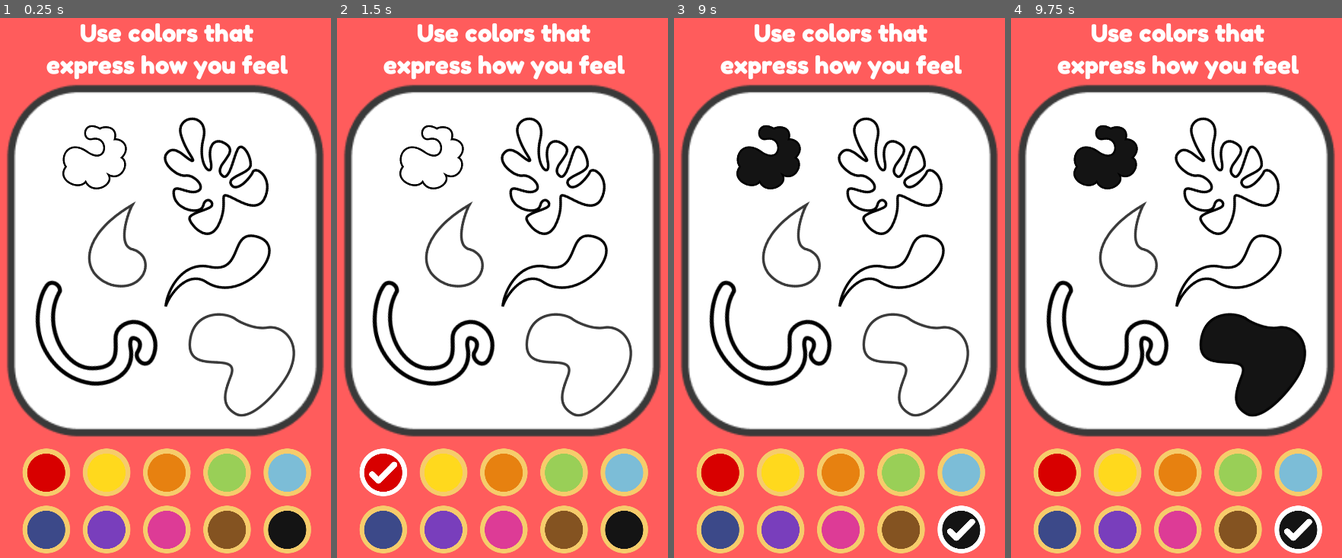
Above: before the commit, frames 1-4 (left to right).
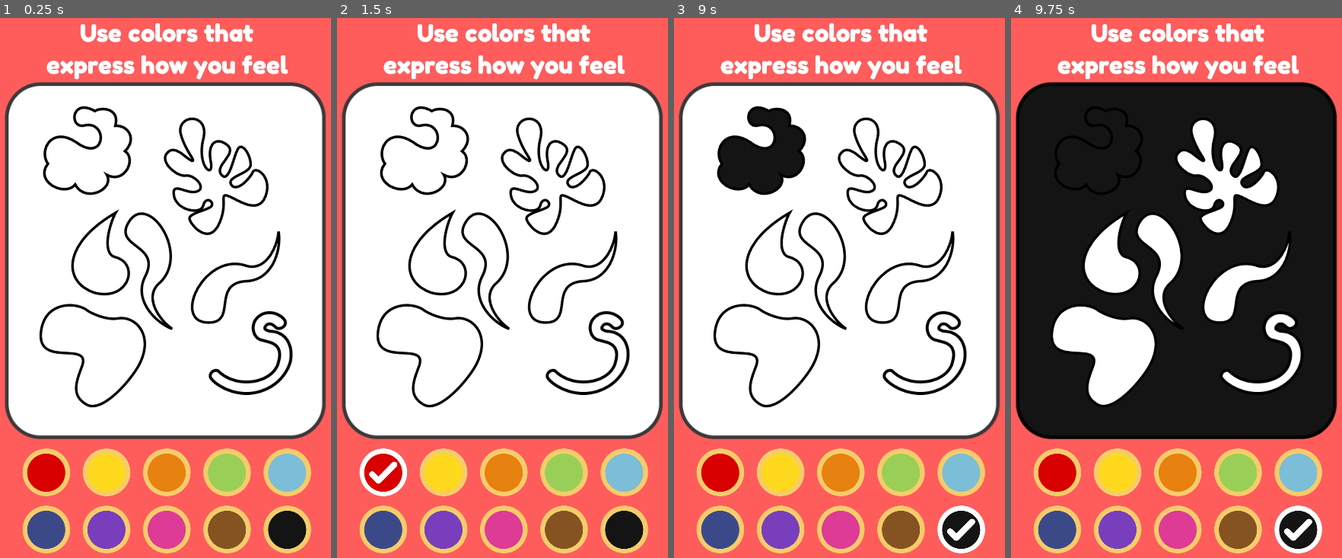
Above: after the commit, the same moments.

Repository: tillioss/Godot-Strategies-V1
Game: Godot game, scene res://Coloring Activity/ColoringActivity.tscn
Two runs of this game, one before a commit and one after it. Both use one fixed random seed, a clock stepped at 60 frames per second and the inputs below.
Inputs (mouse positions are in pixels of both pictures, inside the frame that each line leads up to):
- Up to frame 1 (0.25 s): no input
- Up to frame 2 (1.5 s): tap Enter at 0.5 s; move the mouse to (502, 261) at 0.52 s; click (502, 261) at 0.67 s; tap Space at 1.25 s; move the mouse to (383, 471) at 1.27 s; click (383, 471) at 1.42 s
- Up to frame 3 (9 s): tap Enter at 2, 3.5 s; move the mouse to (779, 471) at 2.02 s; click (779, 471) at 2.17 s; tap Space at 2.75, 4.25 s; move the mouse to (839, 471) at 2.77 s; click (839, 471) at 2.92 s; move the mouse to (902, 471) at 3.52 s; click (902, 471) at 3.67 s; move the mouse to (961, 471) at 4.27 s; click (961, 471) at 4.42 s; move the mouse to (720, 531) at 5.02 s; click (720, 531) at 5.17 s; move the mouse to (779, 531) at 5.77 s; click (779, 531) at 5.92 s; move the mouse to (839, 531) at 6.52 s; click (839, 531) at 6.67 s; move the mouse to (902, 531) at 7.27 s; click (902, 531) at 7.42 s; move the mouse to (961, 531) at 8.02 s; click (961, 531) at 8.17 s; move the mouse to (769, 158) at 8.77 s; click (769, 158) at 8.92 s
- Up to frame 4 (9.75 s): move the mouse to (1279, 363) at 9.52 s; click (1279, 363) at 9.67 s

The runs differ from the first frame. In frame 1, 16% of the frame differs, in the area x 1-99%, y 11-78%; in frame 2, 16%; in frame 3, 16%; in frame 4, 49%.

Commit message:
Coloring Activity Minor updates

Diff:
--- a/Coloring Activity/ColorablePieceBackground.tscn
+++ b/Coloring Activity/ColorablePieceBackground.tscn
@@ -18,6 +18,7 @@
 script = ExtResource( 2 )
 
 [node name="ShapeSprite" type="AnimatedSprite" parent="."]
+scale = Vector2( 0.5, 0.5 )
 frames = SubResource( 1 )
 
 [node name="Area2D" type="Area2D" parent="."]
--- a/Coloring Activity/ColoringActivity.tscn
+++ b/Coloring Activity/ColoringActivity.tscn
@@ -51,6 +51,14 @@
 "speed": 5.0
 } ]
 
+[sub_resource type="SpriteFrames" id=6]
+animations = [ {
+"frames": [ ExtResource( 9 ) ],
+"loop": true,
+"name": "default",
+"speed": 5.0
+} ]
+
 [node name="ColoringScene" type="Node2D"]
 
 [node name="HUD_coloringActivity" parent="." instance=ExtResource( 1 )]
@@ -66,9 +74,9 @@
 position = Vector2( 0, -26 )
 
 [node name="ColorablePieceShape" parent="ColorableShapesParent" instance=ExtResource( 4 )]
-position = Vector2( 316, 616 )
+position = Vector2( 295, 595 )
 rotation = 0.261799
-scale = Vector2( 1.2, 1.2 )
+scale = Vector2( 1.65607, 1.65607 )
 
 [node name="ColorablePieceShape2" parent="ColorableShapesParent" instance=ExtResource( 4 )]
 position = Vector2( 691, 688 )
@@ -82,7 +90,7 @@
 polygon = PoolVector2Array( -77.8653, 6.11719, -106.219, -18.3437, -96.9054, -36.2272, -51.0546, -25.431, -64.8365, -40 …(723 unchanged characters)…
 
 [node name="ColorablePieceShape3" parent="ColorableShapesParent" instance=ExtResource( 4 )]
-position = Vector2( 429, 938 )
+position = Vector2( 376, 963 )
 rotation = 0.261799
 scale = Vector2( 1.62577, 1.62577 )
 
@@ -93,9 +101,9 @@
 polygon = PoolVector2Array( -82.3316, 1.68335, -69.7101, -46.2738, -27.3819, -102.191, -28.1322, -66.9664, -21.4657, -25.451, 1.64301, -17.6335, 25.8661, -5.6572, 29.6244, 22.6281, 11.5475, 47.849, -28.4186, 57.9211, -59.4529, 49.0433, -73.5019, 29.8833 )
 
 [node name="ColorablePieceShape4" parent="ColorableShapesParent" instance=ExtResource( 4 )]
-position = Vector2( 313, 1155 )
-rotation = -1.83259
-scale = Vector2( 2.5371, 2.5371 )
+position = Vector2( 805, 1233 )
+rotation = -3.14159
+scale = Vector2( 1.85957, 1.85957 )
 
 [node name="ShapeSprite" parent="ColorableShapesParent/ColorablePieceShape4" index="0"]
 frames = SubResource( 3 )
@@ -104,8 +112,8 @@
 polygon = PoolVector2Array( -70.7557, -6.8598, -51.4534, -45.6263, -6.61469, -67.9985, 29.1613, -66.0539, 68.6384, -44. …(214 unchanged characters)…
 
 [node name="ColorablePieceShape5" parent="ColorableShapesParent" instance=ExtResource( 4 )]
-position = Vector2( 704, 988 )
-rotation = 0.523598
+position = Vector2( 757, 988 )
+rotation = 3.40339
 scale = Vector2( 1.61739, 1.61739 )
 
 [node name="ShapeSprite" parent="ColorableShapesParent/ColorablePieceShape5" index="0"]
@@ -115,7 +123,7 @@
 polygon = PoolVector2Array( -42.0799, 5.01874, -7.72845, -13.3861, 6.94897, -41.1362, 7.03619, -90.4476, 32.5113, -104. …(192 unchanged characters)…
 
 [node name="ColorablePieceShape6" parent="ColorableShapesParent" instance=ExtResource( 4 )]
-position = Vector2( 773, 1205 )
+position = Vector2( 303, 1176 )
 rotation = -0.785397
 scale = Vector2( 1.61739, 1.61739 )
 
@@ -124,6 +132,17 @@
 
 [node name="CollisionPolygon2D" parent="ColorableShapesParent/ColorablePieceShape6/Area2D" index="0"]
 polygon = PoolVector2Array( -47.2165, 24.4827, -50.2769, 2.18597, -73.0107, -24.9197, -81.3174, -51.5884, -55.086, -81. …(208 unchanged characters)…
+
+[node name="ColorablePieceShape7" parent="ColorableShapesParent" instance=ExtResource( 4 )]
+position = Vector2( 506, 970 )
+rotation = -0.785397
+scale = Vector2( 1.61739, 1.61739 )
+
+[node name="ShapeSprite" parent="ColorableShapesParent/ColorablePieceShape7" index="0"]
+frames = SubResource( 6 )
+
+[node name="CollisionPolygon2D" parent="ColorableShapesParent/ColorablePieceShape7/Area2D" index="0"]
+polygon = PoolVector2Array( -45.905, 6.55792, -12.2414, -9.6181, 2.18587, -24.9198, 4.80894, -71.262, 10.9296, -95.7446, 41.9701, -106.674, 61.6436, -89.624, 66.8899, -53.7744, 59.8949, -31.0405, 38.0355, 0.437195, 14.8644, 19.2364, -28.8546, 24.4827, -55.086, 51.5885, -62.9553, 99.6794, -65.5785, 38.4728 )
 
 [connection signal="ActiveColorChanged" from="ColoringManager" to="ColorableBackground" method="_on_ColoringManager_ActiveColorChanged"]
 [connection signal="ActiveColorChanged" from="ColoringManager" to="ColorableShapesParent" method="_on_ColoringManager_ActiveColorChanged"]
@@ -147,3 +166,4 @@
 [editable path="ColorableShapesParent/ColorablePieceShape4"]
 [editable path="ColorableShapesParent/ColorablePieceShape5"]
 [editable path="ColorableShapesParent/ColorablePieceShape6"]
+[editable path="ColorableShapesParent/ColorablePieceShape7"]
Binary file changed: Coloring Activity/Art10.png
Binary file changed: Coloring Activity/Art3.png
Binary file changed: Coloring Activity/Art7.png
Not shown: 1 places in Coloring Activity/ColoringActivity.tscn that only renumber resources
Not shown, changed: export_presets.cfg
